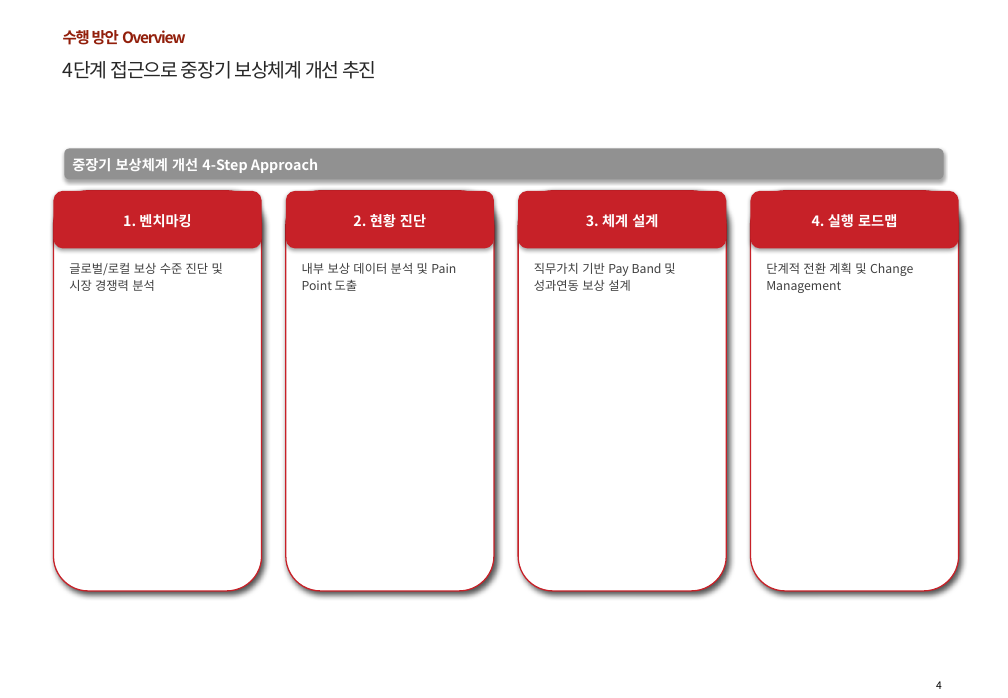
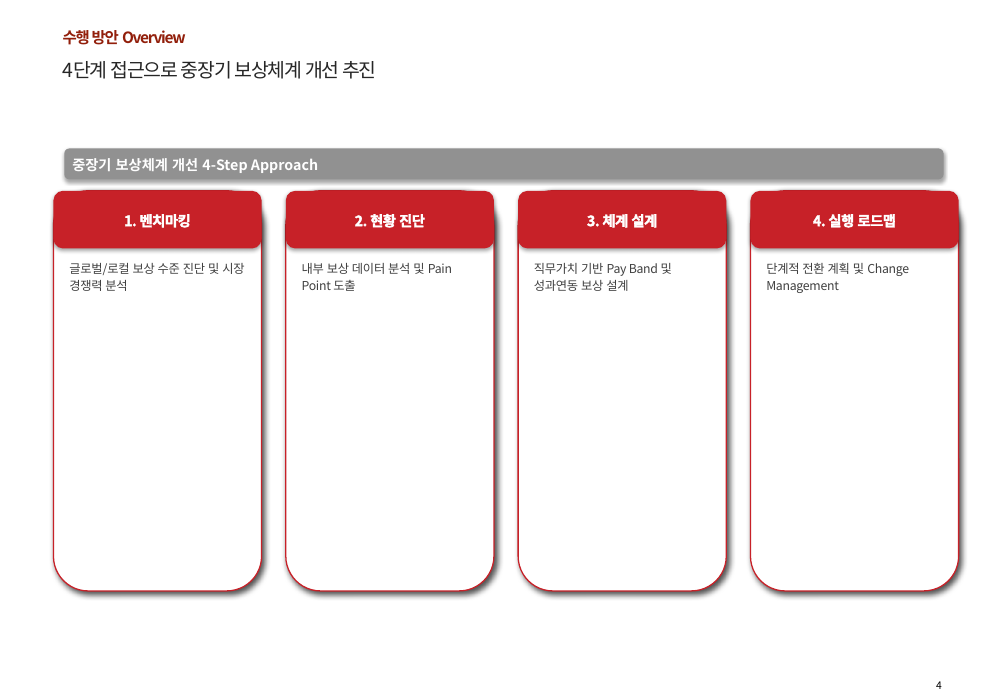
Before and after one commit to 0101-commits/ppt-skill, a slide deck: slide 5 of HCG_Automated_Draft.pptx. Drawn at 1008x698 pixels with LibreOffice and Linux fonts; fonts in the diff are those of the drawing; background and template pictures are left out. Boxes give left, top, right and bottom in pixels: in the first picture for what was removed or moved away, otherwise in the second. Text is boxed around its words. In the diff, an @@ line names an element or a change of style, - is before the commit and + after.

```diff
--- a/HCG_Automated_Draft.pptx
+++ b/HCG_Automated_Draft.pptx
@@ letter spacing 0 to -0.3 pt, letter outline none to #FFFFFF 0.5 pt in 4 elements at (53,191,262,249), (286,191,494,249), (518,191,727,249), (751,191,960,249) @@
@@ letter spacing 0 to -0.2 pt; line spacing 1.18 to 1.16 in 4 elements at (69,263,244,291), (302,263,452,291), (534,263,672,291), (766,263,909,293) @@
```
Also in this commit, not shown: 4 other slides changed, 9 other files.
